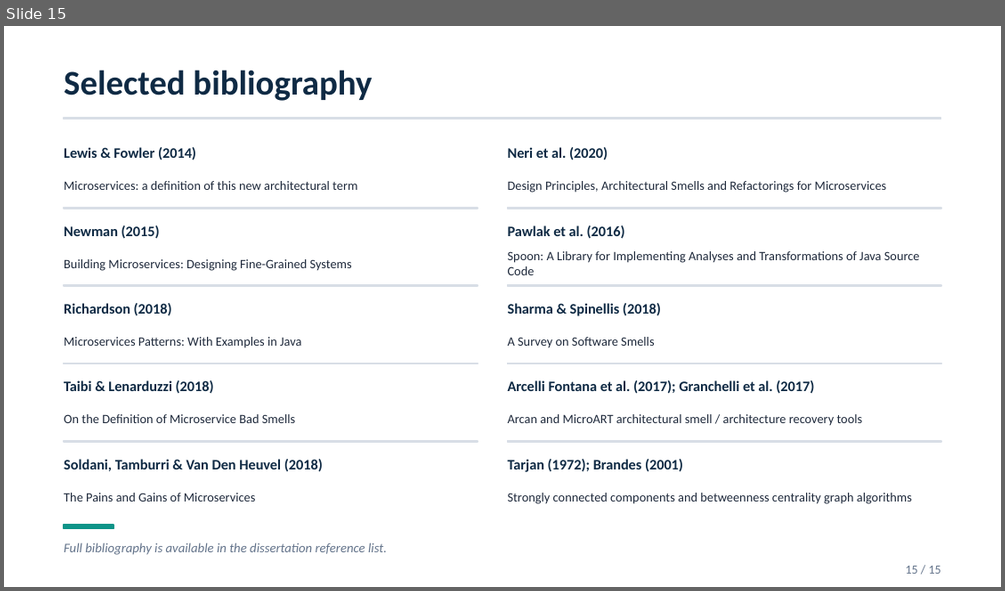
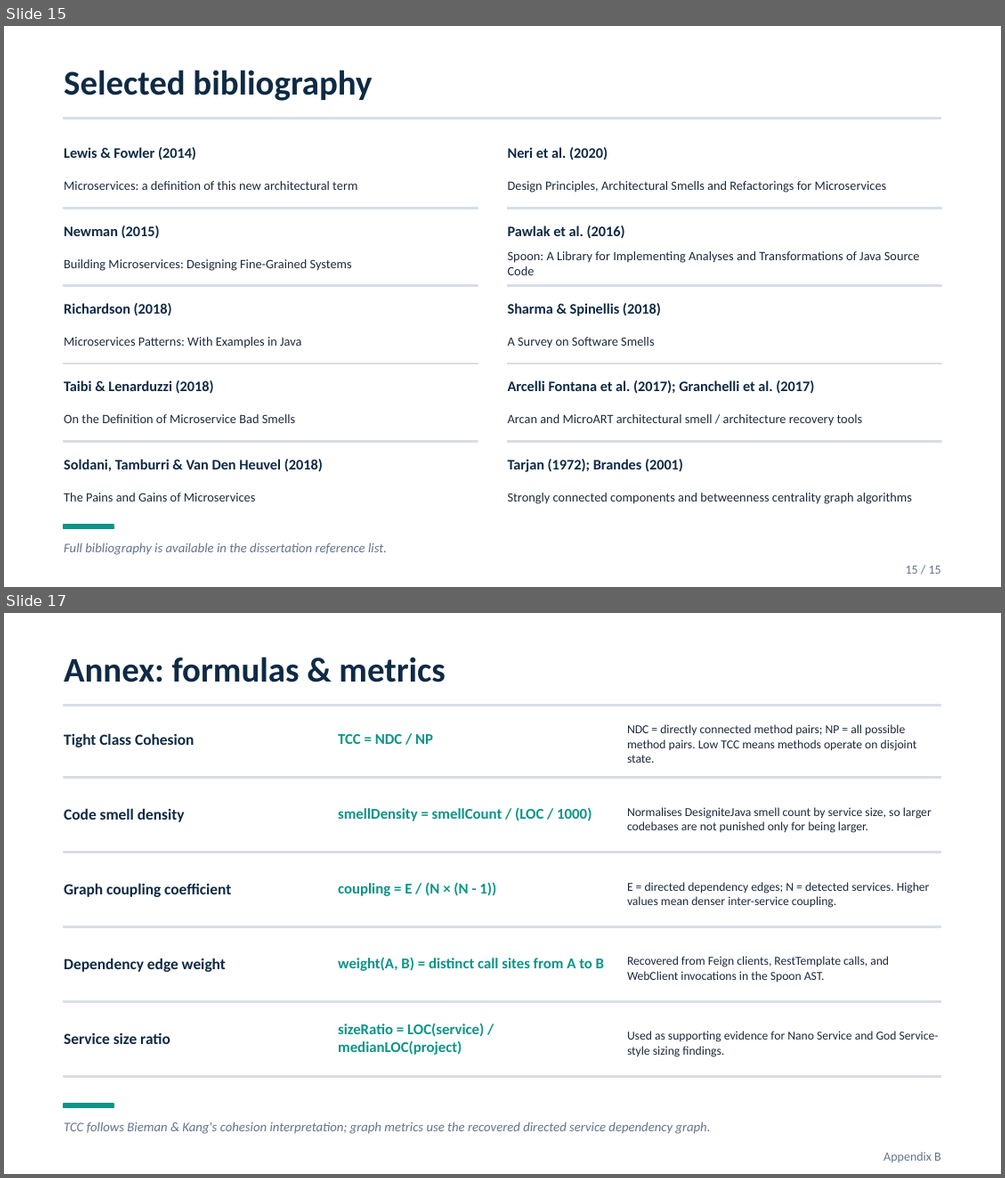
Before and after one commit to andrei45635/dissertation_backend, a slide deck: thesis/presentation/MSA_Detector_Defense_improved_v2.pptx. Shown one above the other, each under a label of ours: slide 15 before the commit, slides 15 and 17 after it; the slides between them are not shown. The pictures are 1005x591 and 1005x1178 pixels, drawn with LibreOffice and Linux fonts; fonts in the diff are those of the drawing. Boxes give left, top, right and bottom in pixels: in the first picture for what was removed or moved away, otherwise in the second. Text is boxed around its words. In the diff, an @@ line names an element or a change of style, - is before the commit and + after.

Commit message:
update presentation

```diff
--- a/thesis/presentation/MSA_Detector_Defense_improved_v2.pptx
+++ b/thesis/presentation/MSA_Detector_Defense_improved_v2.pptx
@@ slide 17 added at bbox=[4, 613, 1001, 1174], background #FFFFFF @@
@@ text added at bbox=[64, 657, 445, 682], 25 pt, text #0F2A44, bold @@
+Annex: formulas & metrics
@@ rectangle added at bbox=[64, 705, 941, 706], fill #D8DEE6, outline #D8DEE6 1 pt @@
@@ text added at bbox=[64, 733, 194, 747], 11.2 pt, text #0F2A44, bold @@
+Tight Class Cohesion
@@ text added at bbox=[338, 734, 433, 744], 10.8 pt, text #0D9488, bold @@
+TCC = NDC / NP
@@ text added at bbox=[627, 724, 917, 763], 8.8 pt, text #1E293B @@
+NDC = directly connected method pairs; NP = all possible method pairs. Low TCC means methods operate on disjoint state.
@@ rectangle added at bbox=[64, 777, 941, 778], fill #D8DEE6, outline #D8DEE6 1 pt @@
@@ text added at bbox=[64, 808, 185, 822], 11.2 pt, text #0F2A44, bold @@
+Code smell density
@@ text added at bbox=[338, 807, 591, 821], 10.8 pt, text #0D9488, bold @@
+smellDensity = smellCount / (LOC / 1000)
@@ text added at bbox=[627, 807, 931, 833], 8.8 pt, text #1E293B @@
+Normalises DesigniteJava smell count by service size, so larger codebases are not punished only for being larger.
@@ rectangle added at bbox=[64, 852, 941, 852], fill #D8DEE6, outline #D8DEE6 1 pt @@
@@ text added at bbox=[64, 883, 231, 897], 11.2 pt, text #0F2A44, bold @@
+Graph coupling coefficient
@@ text added at bbox=[338, 882, 496, 896], 10.8 pt, text #0D9488, bold @@
+coupling = E / (N × (N - 1))
@@ text added at bbox=[627, 882, 930, 908], 8.8 pt, text #1E293B @@
+E = directed dependency edges; N = detected services. Higher values mean denser inter-service coupling.
@@ rectangle added at bbox=[64, 926, 941, 927], fill #D8DEE6, outline #D8DEE6 1 pt @@
@@ text added at bbox=[64, 957, 226, 972], 11.2 pt, text #0F2A44, bold @@
+Dependency edge weight
@@ text added at bbox=[338, 957, 604, 971], 10.8 pt, text #0D9488, bold @@
+weight(A, B) = distinct call sites from A to B
@@ text added at bbox=[627, 956, 889, 982], 8.8 pt, text #1E293B @@
+Recovered from Feign clients, RestTemplate calls, and WebClient invocations in the Spoon AST.
@@ rectangle added at bbox=[64, 1001, 941, 1002], fill #D8DEE6, outline #D8DEE6 1 pt @@
@@ text added at bbox=[64, 1032, 170, 1044], 11.2 pt, text #0F2A44, bold @@
+Service size ratio
@@ text added at bbox=[338, 1022, 484, 1054], 10.8 pt, text #0D9488, bold @@
+sizeRatio = LOC(service) / medianLOC(project)
@@ text added at bbox=[627, 1030, 938, 1057], 8.8 pt, text #1E293B @@
+Used as supporting evidence for Nano Service and God Service-style sizing findings.
@@ rectangle added at bbox=[64, 1076, 941, 1077], fill #D8DEE6, outline #D8DEE6 1 pt @@
@@ rectangle added at bbox=[64, 1103, 113, 1108], fill #0D9488, outline #0D9488 1 pt @@
@@ text added at bbox=[64, 1121, 710, 1134], 9.5 pt, text #64748B, italic @@
+TCC follows Bieman & Kang's cohesion interpretation; graph metrics use the recovered directed service dependency graph.
@@ text added at bbox=[883, 1151, 941, 1162], 9 pt, text #64748B @@
+Appendix B
```
Also in this commit, not shown: 4 other slides added, 2 other files.
